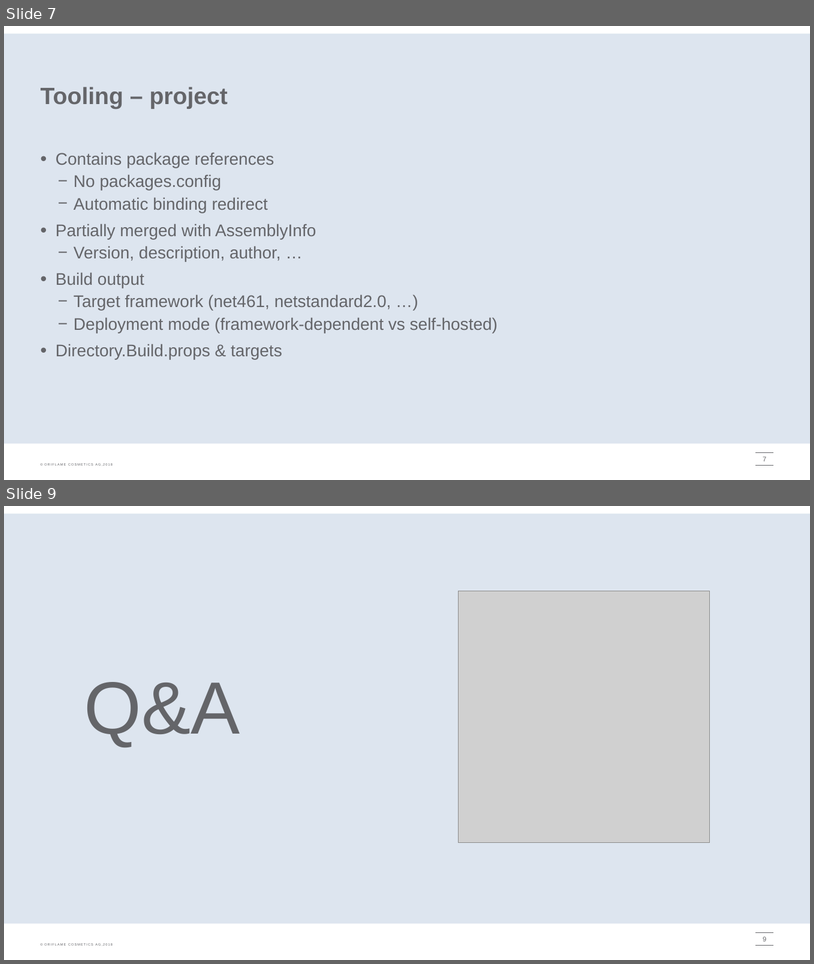
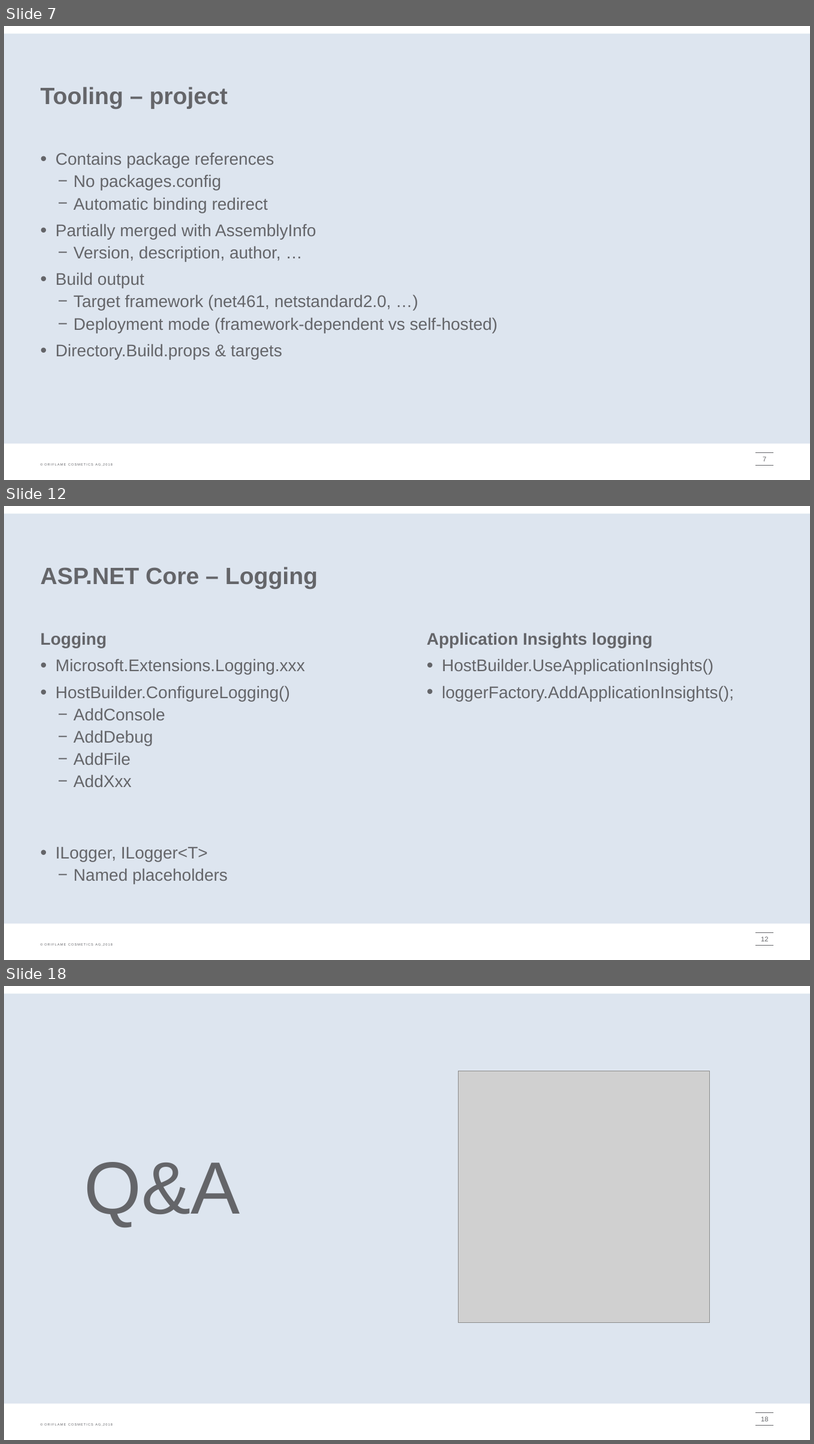
Before and after one commit to onpaj/coreintro, a slide deck: docs/CoreIntro.pptx. Shown one above the other, each under a label of ours: slides 7 and 9 before the commit, slides 7, 12 and 18 after it; the slides between them are not shown. The pictures are 814x964 and 814x1444 pixels, drawn with LibreOffice and Linux fonts; fonts in the diff are those of the drawing; grey boxes stand for pictures; background and template pictures are left out. Boxes give left, top, right and bottom in pixels: in the first picture for what was removed or moved away, otherwise in the second. Text is boxed around its words. In the diff, an @@ line names an element or a change of style, - is before the commit and + after.

```diff
--- a/docs/CoreIntro.pptx
+++ b/docs/CoreIntro.pptx
@@ slide 12 added at (4, 506, 810, 960), background #FFFFFF; not listed: 4 template elements that a slide beside it also shows @@
@@ title added at (41, 567, 318, 589), 28 pt, text #646569, bold @@
+ASP.NET Core – Logging
@@ text added at (41, 632, 305, 884), 20 pt, text #646569 @@
+Logging
+• Microsoft.Extensions.Logging.xxx
+• HostBuilder.ConfigureLogging()
+  − AddConsole
+  − AddDebug
+  − AddFile
+  − AddXxx
+• ILogger, ILogger<T>
+  − Named placeholders
@@ text added at (427, 632, 734, 701), 20 pt, text #646569 @@
+Application Insights logging
+• HostBuilder.UseApplicationInsights()
+• loggerFactory.AddApplicationInsights();
@@ page number added at (761, 936, 768, 941), 8 pt, text #646569 @@
+12
@@ what was slide 9 is now slide 18 @@
@@ page number at (761, 1416, 768, 1421): text changed @@
-9
+18
```
Also in this commit, not shown: 4 slides changed, 8 other slides added, 1 slide removed, 7 other files.
